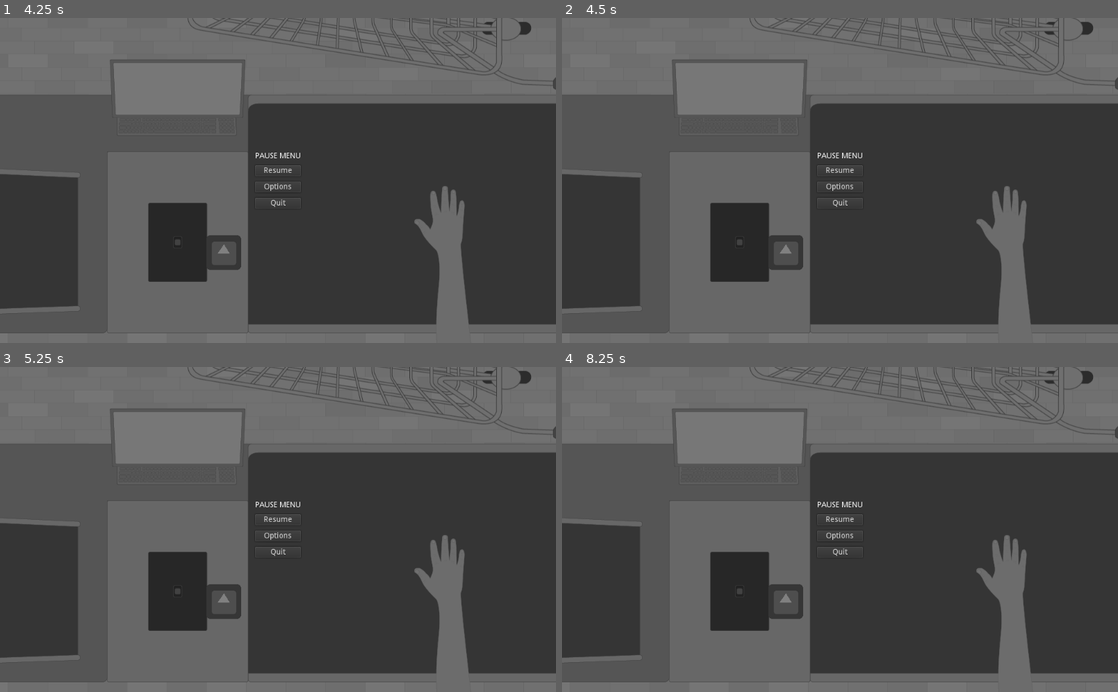
Above: before the commit, frames 1-4 (two rows, left to right).
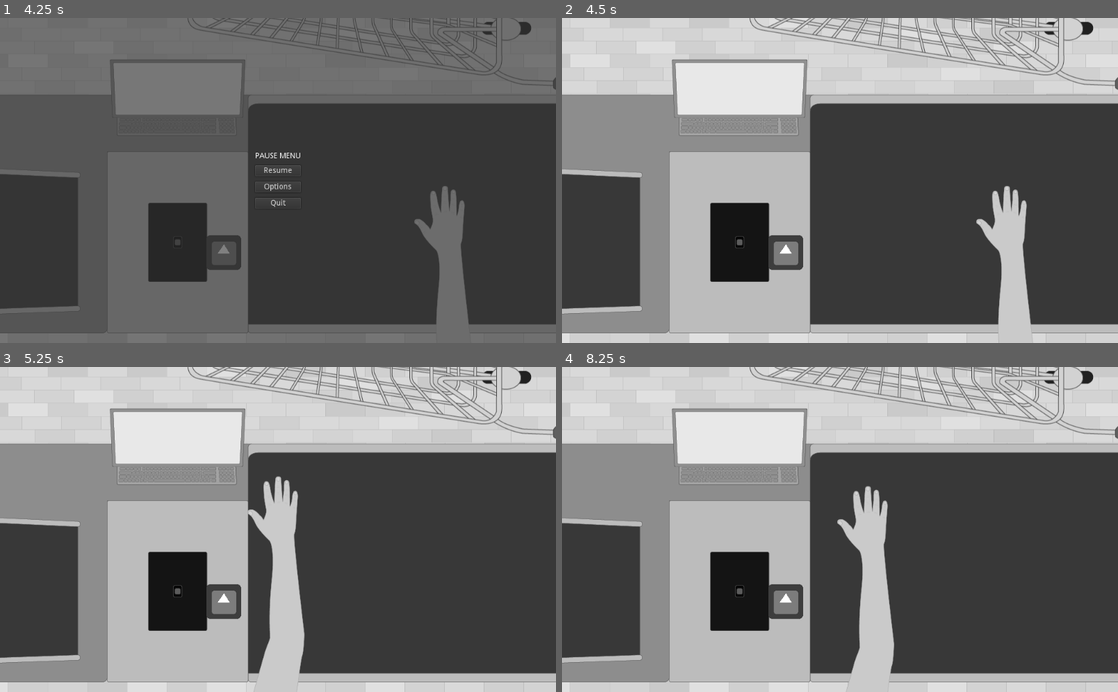
Above: after the commit, the same moments.

Repository: williamPropp/Wage-Mart
Game: Godot game, scene res://scenes/scanning_scene.tscn
Same seed, same stepped clock (60 frames per second), same inputs: the game is played once before the commit and once after it. The engine's default icon, where the game draws it, is replaced by a stand-in: a white triangle on a blue panel in a dark square.
Inputs (mouse positions are in pixels of both pictures, inside the frame that each line leads up to):
- Up to frame 1 (4.25 s): tap Enter at 0.5, 2, 3.5 s; move the mouse to (400, 164) at 0.52 s; click (400, 164) at 0.6 s; tap Space at 1.25, 2.75 s; move the mouse to (166, 196) at 1.27 s; click (166, 196) at 1.35 s; move the mouse to (333, 109) at 2.02 s; click (333, 109) at 2.1 s; move the mouse to (250, 245) at 2.77 s; click (250, 245) at 2.85 s; move the mouse to (444, 229) at 3.52 s; click (444, 229) at 3.6 s; tap Escape (pause) at 4.15 s
- Up to frame 2 (4.5 s): click "Resume" at 4.25 s
- Up to frame 3 (5.25 s): click (278, 519) at 5 s, where only the run before the commit has a clickable "Resume"
- Up to frame 4 (8.25 s): click (840, 519) at 5.75 s, where only the run before the commit has a clickable "Resume"; click (840, 536) at 6.5 s, where only the run before the commit has a clickable "Options"; tap Space at 7.25 s; move the mouse to (673, 480) at 7.27 s; click (673, 480) at 7.35 s; move the mouse to (867, 529) at 8.02 s; click (867, 529) at 8.1 s

Frame 1 is identical in both runs. In frame 2, 56% of the frame differs, in the area x 0-100%, y 0-100%; in frame 3, 59%; in frame 4, 59%.

Commit message:
grocery_items move left while on conveyor

Diff:
--- a/project.godot
+++ b/project.godot
@@ -10,7 +10,7 @@
 
 [application]
 
-config/name="Grocery Sim"
+config/name="WageMart"
 run/main_scene="res://scenes/scanning_scene.tscn"
 config/icon="res://icon.png"
 
--- a/scanning_scene.gd
+++ b/scanning_scene.gd
@@ -11,7 +11,7 @@
 onready var hand = get_node("hand")
 
 onready var hand_open_sprite = load("res://assets/open_arm.png")
-onready var hand_closed_sprite = load("res://assets/closed_arm3.png")
+onready var hand_closed_sprite = load("res://assets/closed_arm.png")
 
 var conveyor_speed = 1
 var conveyor_rect
@@ -31,7 +31,8 @@
 
 func _input(event):
 	if(event is InputEventMouseMotion):
-		hand.position.x = event.position.x
+		if(event.position.x > 55 && event.position.x < 985):
+			hand.position.x = event.position.x
 		if(event.position.y > 200):
 			hand.position.y = event.position.y
 
@@ -79,20 +80,3 @@
 func edit_saturation(value):
 	var shader = get_node("greyscale_parent/greyscale").material
 	shader.set_shader_param("weight", value)
-
-
-func _on_hand_hbox_area_entered(area):
-	var area_name = area.get_parent().filename
-	match(area_name):
-		"res://prefabs/grocery_item.tscn":
-			area.get_parent().is_pickupable = true
-		_:
-			pass
-
-func _on_hand_hbox_area_exited(area):
-	var area_name = area.get_parent().filename
-	match(area_name):
-		"res://prefabs/grocery_item.tscn":
-			area.get_parent().is_pickupable = false
-		_:
-			pass
--- a/scenes/gui.tscn
+++ b/scenes/gui.tscn
@@ -3,6 +3,7 @@
 [ext_resource path="res://scenes/pause_menu.tscn" type="PackedScene" id=1]
 
 [node name="gui" type="CanvasLayer"]
+pause_mode = 2
 
 [node name="pause_menu" parent="." instance=ExtResource( 1 )]
 visible = false
--- a/scenes/scanning_scene.tscn
+++ b/scenes/scanning_scene.tscn
@@ -40,20 +40,20 @@
 [node name="hand_hbox_poly" type="CollisionPolygon2D" parent="hand/hand_hbox"]
 polygon = PoolVector2Array( 719, 327, 705, 289, 718, 243, 763, 257, 770, 304, 760, 327 )
 
-[node name="scanner" type="Area2D" parent="."]
+[node name="scanner" type="Area2D" parent="." groups=["scanner"]]
 
 [node name="scanner_poly" type="CollisionPolygon2D" parent="scanner"]
 position = Vector2( -402, 129 )
 polygon = PoolVector2Array( 719, 327, 718, 243, 740, 243, 739, 327 )
 
-[node name="entry_conveyor" type="Area2D" parent="."]
+[node name="entry_conveyor" type="Area2D" parent="." groups=["entry_conveyor"]]
 
 [node name="entry_conveyor_poly" type="CollisionPolygon2D" parent="entry_conveyor"]
-position = Vector2( -20495.8, -876.566 )
-scale = Vector2( 29.2564, 4.33824 )
+position = Vector2( -20412.3, -876.566 )
+scale = Vector2( 29.1446, 4.33824 )
 polygon = PoolVector2Array( 718.05, 327, 718, 243, 740, 243, 740.132, 328 )
 
-[node name="exit_conveyor" type="Area2D" parent="."]
+[node name="exit_conveyor" type="Area2D" parent="." groups=["exit_conveyor"]]
 
 [node name="exit_conveyor_poly" type="CollisionPolygon2D" parent="exit_conveyor"]
 position = Vector2( -16008, -175 )
@@ -106,6 +106,7 @@
 anchor_bottom = 1.0
 margin_left = -1024.0
 margin_bottom = 600.0
+mouse_filter = 2
 color = Color( 0.839216, 0.278431, 0.278431, 0 )
 __meta__ = {
 "_edit_lock_": true
--- a/scripts/grocery_item.gd
+++ b/scripts/grocery_item.gd
@@ -1,11 +1,20 @@
 extends Sprite
+
+var rng = RandomNumberGenerator.new()
 
 export var grocery_type : String
 var click_offset
 var is_dragging = false
 var pickup_grow_factor = 1.05
+var conveyor_speed = 2
 
+var is_conveyor_active = false
 var is_pickupable = false
+var on_entry_conveyor = false
+var on_exit_conveyor = false
+
+func _ready():
+	rng.randomize()
 
 func _input(event):
 	# tests whether a click occured within the area of the sprite
@@ -29,11 +38,26 @@
 #		position = hand_node.position + click_offset
 		position = Global.hand_position + click_offset
 
+func _physics_process(delta):
+	if( (on_entry_conveyor || on_exit_conveyor) && !is_dragging && is_conveyor_active):
+		self.position.x -= conveyor_speed
 
 func _on_groc_item_hbox_area_entered(area):
-#	print(area)
-	pass
+	group_collision_update(area, true)
+	print(area)
 
 func _on_groc_item_hbox_area_exited(area):
-#	print("exited " + str(area))
-	pass
+	group_collision_update(area, false)
+
+func group_collision_update(area, toggle_on):
+	if(area.get_parent().is_in_group("hand")):
+		is_pickupable = toggle_on
+	elif(area.is_in_group("scanner")):
+		var rand = rng.randi_range(0,5)
+		if(rand > 4):
+			print("scanned")
+	elif(area.is_in_group("entry_conveyor")):
+		on_entry_conveyor = toggle_on
+		is_conveyor_active = toggle_on
+	elif(area.is_in_group("exit_conveyor")):
+		on_exit_conveyor = toggle_on
--- a/scripts/pause_menu.gd
+++ b/scripts/pause_menu.gd
@@ -4,8 +4,9 @@
 
 func _input(event):
 	if Input.is_action_just_pressed("pause"):
+		print(self.is_paused)
 		self.is_paused = !is_paused
-#		Input.set_mouse_mode(Input.MOUSE_MODE_VISIBLE)
+		print(self.is_paused)
 
 func set_is_paused(new_is_paused_value):
 	is_paused = new_is_paused_value
@@ -13,8 +14,10 @@
 	visible = is_paused
 	if(is_paused):
 		print("pause")
+		Input.set_mouse_mode(Input.MOUSE_MODE_VISIBLE)
 	else:
 		print("unpause")
+		Input.set_mouse_mode(Input.MOUSE_MODE_HIDDEN)
 
 
 func _on_quit_btn_pressed():
Binary file changed: assets/closed_arm.png
Binary file removed: assets/closed_arm2.png
Not shown, removed: assets/closed_arm2.png.import
Binary file removed: assets/closed_arm3.png
Not shown, removed: assets/closed_arm3.png.import
